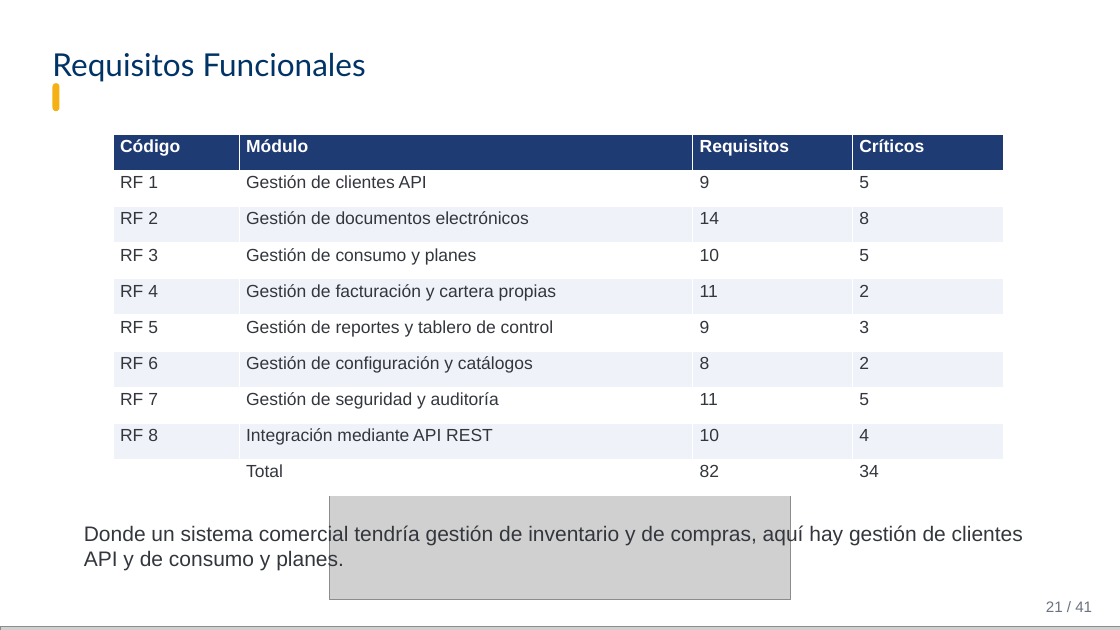
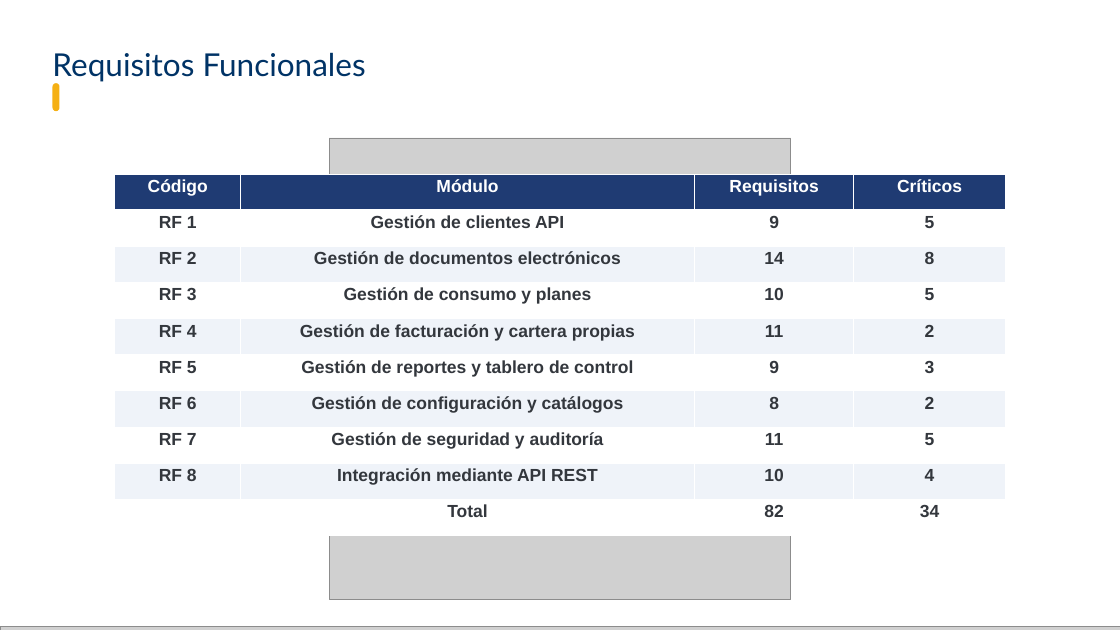
Before and after one commit to Brandonpyjv/Factugest, a slide deck: slide 18 of docs expo/carpeta exposicion/FactuGest - Sustentación.pptx (slide 21 before the commit). Drawn at 1120x630 pixels with LibreOffice and Linux fonts; fonts in the diff are those of the drawing; grey boxes stand for pictures; background and template pictures are left out. Boxes give left, top, right and bottom in pixels: in the first picture for what was removed or moved away, otherwise in the second. Text is boxed around its words. In the diff, an @@ line names an element or a change of style, - is before the commit and + after.

```diff
--- a/docs expo/carpeta exposicion/FactuGest - Sustentación.pptx
+++ b/docs expo/carpeta exposicion/FactuGest - Sustentación.pptx
@@ table at (115,174,1006,535) @@
@@ bold on @@
@@ alignment left to centre @@
@@ table: place and size @@
-table at (113,134,1004,496)
+table at (115,174,1006,535)
@@ text removed at (84,525,1023,571) @@
-Donde un sistema comercial tendría gestión de inventario y de compras, aquí hay gestión de clientes API y de consumo y planes.
@@ text removed at (1046,601,1092,612) @@
-21 / 41
```
Also in this commit, not shown: 35 other slides changed, 2 slides added, 5 slides removed, 10 other files.
